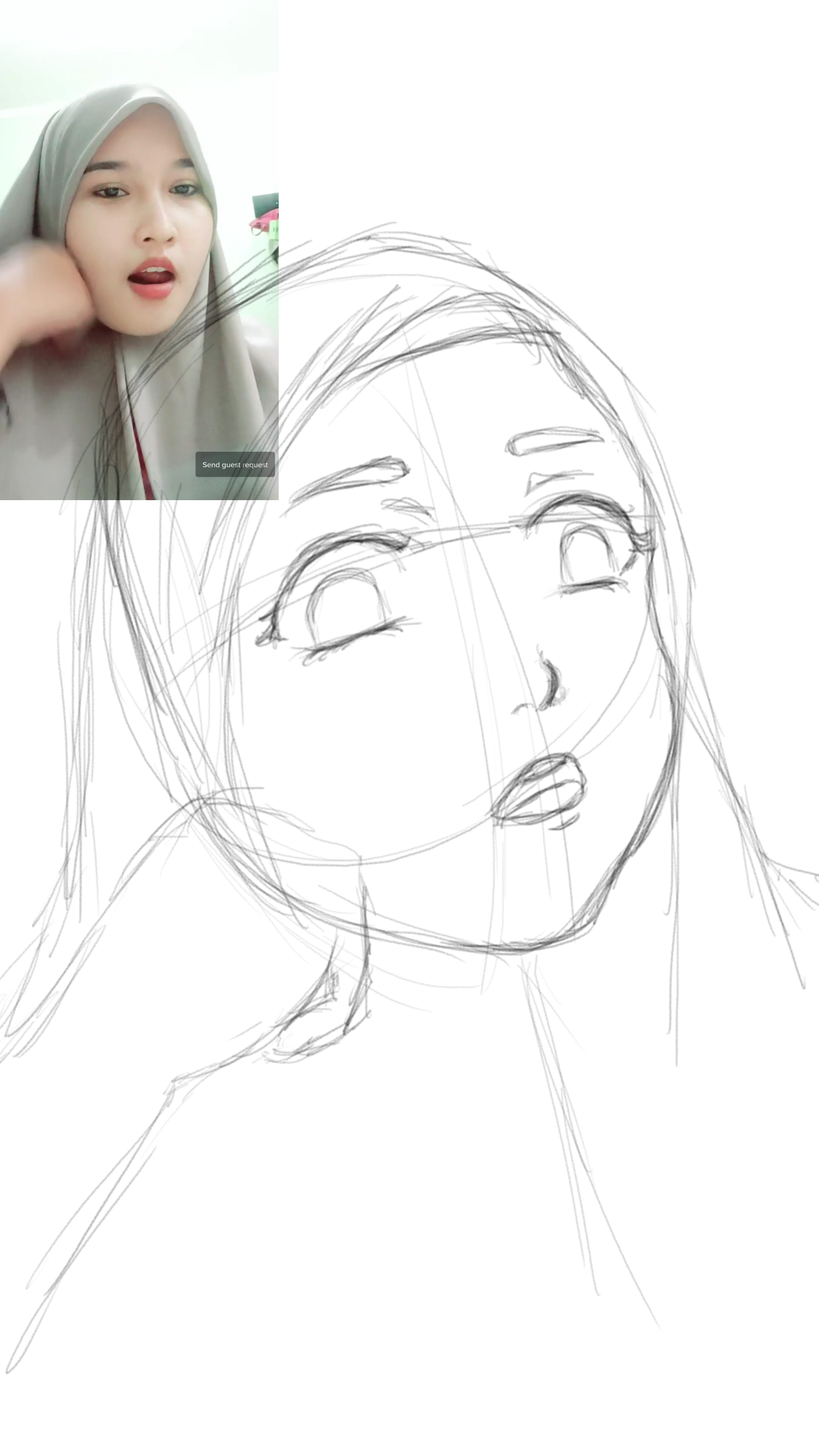
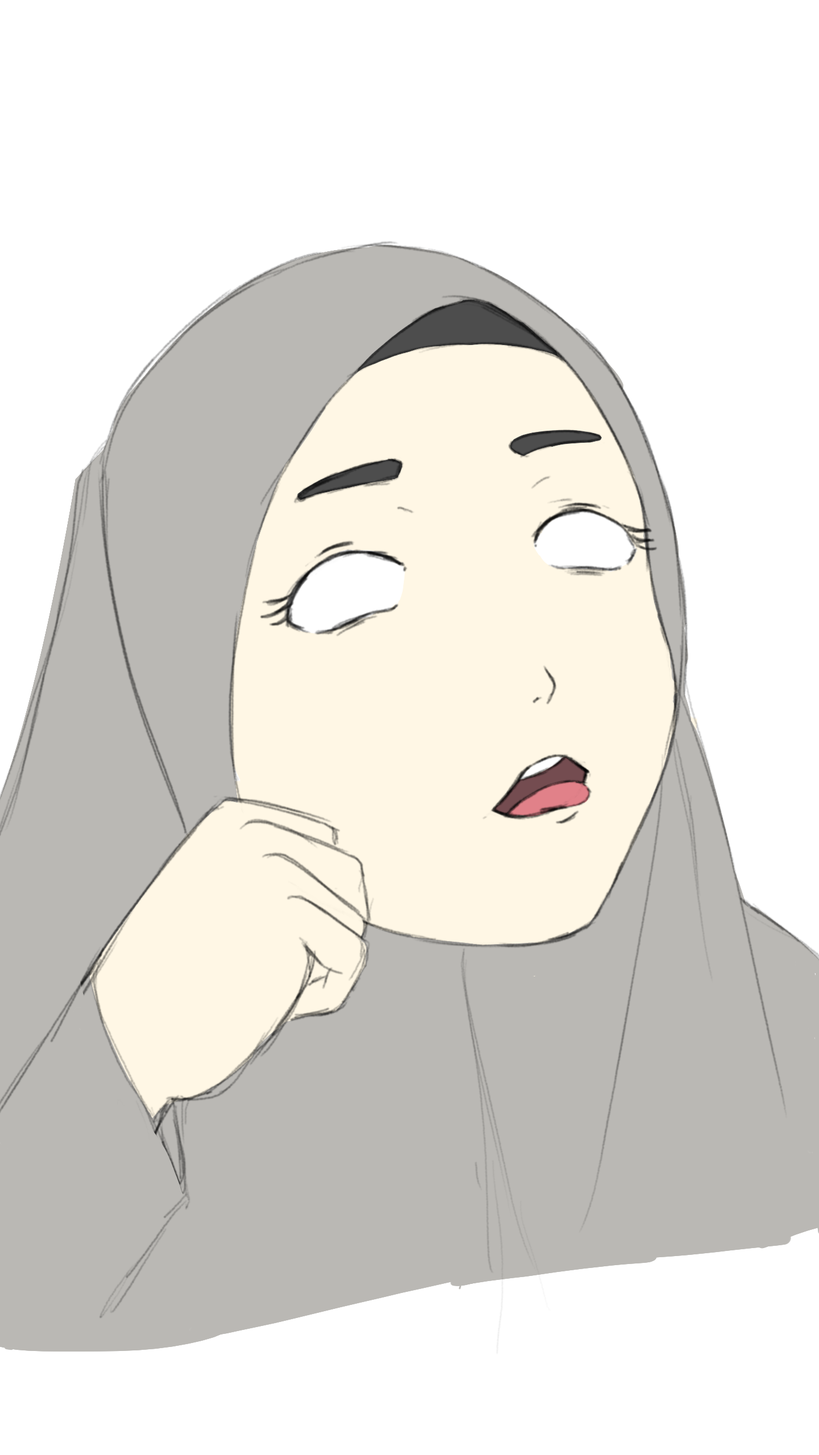
Before/after of a w=819, h=1455 layered artwork. What changed in the layer stack:
added layer "Paint Layer 2" above "Paint Layer 3" over (0, 218, 819, 1376)
added layer "Paint Layer 3" above "Paint Layer 1" over (0, 0, 819, 1376)
hid "Paint Layer 1", opacity 100% → 51%, painted on it over (0, 218, 819, 1376)
hid "Paint Layer 2(pasted)", painted on it over (0, 0, 292, 510)
